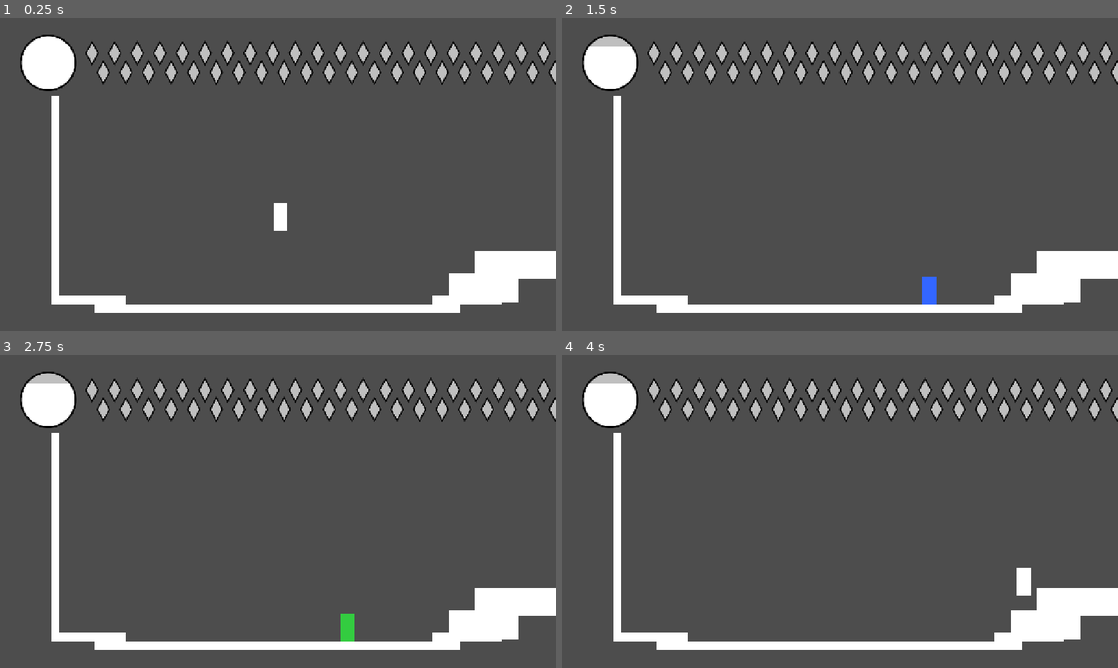
Above: before the commit, frames 1-4 (two rows, left to right).
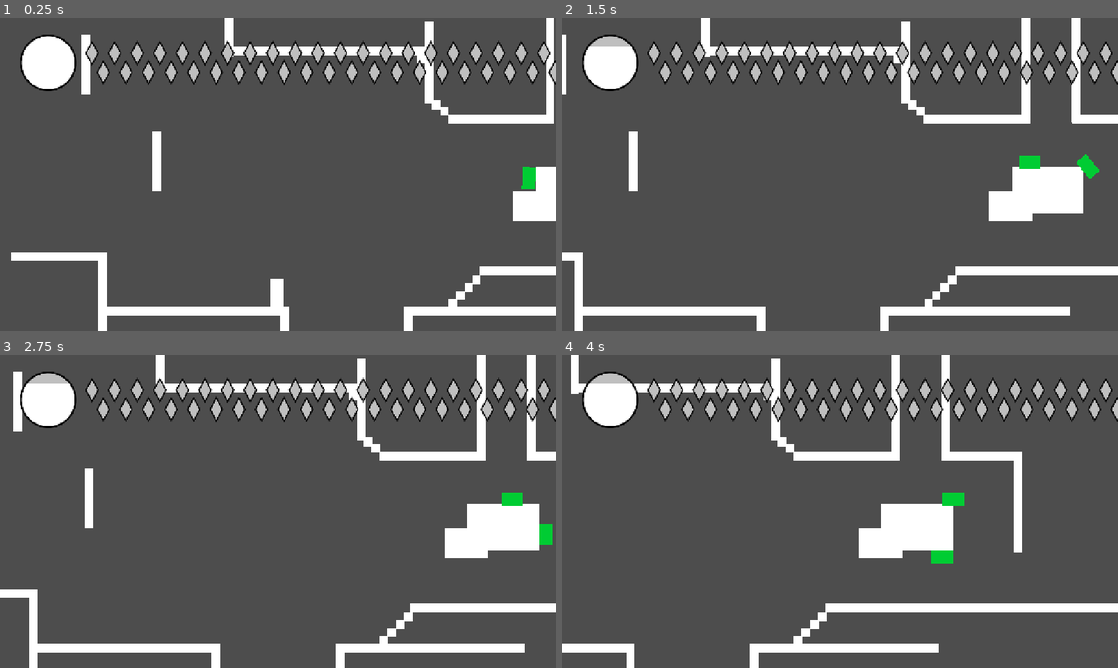
Above: after the commit, the same moments.

Repository: autonomouscrow/color-game
Game: Godot game, scene res://Scenes/Main.tscn
Two runs of this game, one before a commit and one after it. Both use one fixed random seed, a clock stepped at 60 frames per second and the inputs below.
Inputs:
- Up to frame 1 (0.25 s): no input
- Up to frame 2 (1.5 s): hold Ctrl (burst) 0.53-1.28 s; hold Right (move_right) from 0.53 s (still down); tap A (jump) at 0.77 s; tap E (color_blue) at 1.35 s
- Up to frame 3 (2.75 s): tap A (jump) at 1.52 s; release Right (move_right) at 2.03 s; hold Left (move_left) from 2.03 s (still down); tap F (color_green) at 2.1 s
- Up to frame 4 (4 s): release Left (move_left) at 2.78 s; hold Right (move_right) from 2.78 s (still down); tap W (color_red) at 2.85 s; tap A (jump) at 3.02, 3.77 s; tap Q (color_white) at 3.6 s

The runs differ from the first frame. In frame 1, 10% of the frame differs, in the area x 2-100%, y 0-100%; in frame 2, 12%; in frame 3, 13%; in frame 4, 13%, in the area x 0-100%, y 0-100%.
Error after the commit: Invalid access to property or key 'name' on a base object of type 'null instance'. (res://Scripts/Room.gd:11)

Commit message:
added red room

Diff:
--- a/Scenes/Main.tscn
+++ b/Scenes/Main.tscn
@@ -4,7 +4,7 @@
 [ext_resource type="PackedScene" uid="uid://c4ub8bd6bn2by" path="res://Scenes/spawn_skeff.tscn" id="2_grg3l"]
 [ext_resource type="PackedScene" uid="uid://castvwqi4rwud" path="res://Scenes/RoomSkeff.tscn" id="2_kln2b"]
 [ext_resource type="PackedScene" uid="uid://b7xkvd58w1xgu" path="res://Scenes/HUD.tscn" id="3_hud"]
-[ext_resource type="PackedScene" uid="uid://cj21ahglvgpf8" path="res://Scenes/Rooms/start.tscn" id="3_v1gob"]
+[ext_resource type="PackedScene" uid="uid://cfoaofavv0p2o" path="res://Scenes/Rooms/red_1.tscn" id="3_v1gob"]
 [ext_resource type="Script" uid="uid://bbq5dbxu3ek3q" path="res://Scenes/CameraManager.gd" id="4_pbw6q"]
 
 [node name="Main" type="Node2D" unique_id=396947077]
@@ -20,10 +20,10 @@
 
 [node name="RoomContainer" type="Node2D" parent="." unique_id=311234013]
 
-[node name="Start" parent="RoomContainer" unique_id=118567636 groups=["Room"] instance=ExtResource("3_v1gob")]
+[node name="Red1" parent="RoomContainer" unique_id=1782557211 instance=ExtResource("3_v1gob")]
 
 [node name="Hue" parent="." unique_id=1902301394 groups=["Player"] instance=ExtResource("1_idj7w")]
-position = Vector2(636, 395)
+position = Vector2(396, 812)
 
 [node name="Camera2D" type="Camera2D" parent="Hue" unique_id=1716874876 groups=["Camera"]]
 position = Vector2(3, -38)
--- a/canvas.tscn
+++ b/Scenes/Prefabs/canvas.tscn
@@ -1,6 +1,6 @@
 [gd_scene format=3 uid="uid://k6kpr2pmhh05"]
 
-[ext_resource type="Script" uid="uid://jismwu16vmw2" path="res://canvas.gd" id="1_75aqd"]
+[ext_resource type="Script" uid="uid://jismwu16vmw2" path="res://Scripts/canvas.gd" id="1_75aqd"]
 
 [sub_resource type="RectangleShape2D" id="RectangleShape2D_x3acn"]
 size = Vector2(46, 58)
--- a/ninja.tscn
+++ b/Scenes/Prefabs/ninja.tscn
@@ -1,6 +1,6 @@
 [gd_scene format=3 uid="uid://butbrp11dq2nx"]
 
-[ext_resource type="Script" uid="uid://c6vjqvyppprjf" path="res://ninja.gd" id="1_buaqa"]
+[ext_resource type="Script" uid="uid://c6vjqvyppprjf" path="res://Scripts/ninja.gd" id="1_buaqa"]
 
 [sub_resource type="RectangleShape2D" id="RectangleShape2D_x3acn"]
 size = Vector2(38, 39)
--- a/wall_sitters.tscn
+++ b/Scenes/Prefabs/wall_sitters.tscn
@@ -1,6 +1,6 @@
 [gd_scene format=3 uid="uid://c3esrxtwcjlfa"]
 
-[ext_resource type="Script" uid="uid://b0kbuh0f3b0ff" path="res://wall_sitters.gd" id="1_i0tgi"]
+[ext_resource type="Script" uid="uid://b0kbuh0f3b0ff" path="res://Scripts/wall_sitters.gd" id="1_i0tgi"]
 
 [sub_resource type="CircleShape2D" id="CircleShape2D_tkjrr"]
 radius = 226.73553
--- a/Scenes/Rooms/TestRoom.tscn
+++ b/Scenes/Rooms/TestRoom.tscn
@@ -4,8 +4,8 @@
 [ext_resource type="PackedScene" uid="uid://b5ve86daq1wpt" path="res://Scenes/room_boundry.tscn" id="1_d83gb"]
 [ext_resource type="Script" uid="uid://dkhpmj78ce0lx" path="res://Scripts/Room.gd" id="1_sg5r5"]
 [ext_resource type="PackedScene" uid="uid://bvbkoiedl4jtg" path="res://Scenes/Prefabs/Craw.tscn" id="4_aacpj"]
-[ext_resource type="PackedScene" uid="uid://k6kpr2pmhh05" path="res://canvas.tscn" id="5_88kav"]
-[ext_resource type="PackedScene" uid="uid://butbrp11dq2nx" path="res://ninja.tscn" id="6_ktbn5"]
+[ext_resource type="PackedScene" uid="uid://k6kpr2pmhh05" path="res://Scenes/Prefabs/canvas.tscn" id="5_88kav"]
+[ext_resource type="PackedScene" uid="uid://butbrp11dq2nx" path="res://Scenes/Prefabs/ninja.tscn" id="6_ktbn5"]
 
 [sub_resource type="RectangleShape2D" id="RectangleShape2D_24gi2"]
 size = Vector2(1283, 39)
--- a/Scenes/Rooms/TestRoom2.tscn
+++ b/Scenes/Rooms/TestRoom2.tscn
@@ -3,7 +3,7 @@
 [ext_resource type="PackedScene" uid="uid://b7owcqgbcb5fa" path="res://Scenes/roomExit.tscn" id="1_3gxmx"]
 [ext_resource type="PackedScene" uid="uid://b5ve86daq1wpt" path="res://Scenes/room_boundry.tscn" id="1_67234"]
 [ext_resource type="Script" uid="uid://dkhpmj78ce0lx" path="res://Scripts/Room.gd" id="1_v8mhe"]
-[ext_resource type="PackedScene" uid="uid://k6kpr2pmhh05" path="res://canvas.tscn" id="4_ygt78"]
+[ext_resource type="PackedScene" uid="uid://k6kpr2pmhh05" path="res://Scenes/Prefabs/canvas.tscn" id="4_ygt78"]
 
 [sub_resource type="RectangleShape2D" id="RectangleShape2D_x3acn"]
 size = Vector2(1283, 39)
--- /dev/null
+++ b/Scenes/Rooms/red_1.tscn
@@ -0,0 +1,146 @@
+[gd_scene format=3 uid="uid://cfoaofavv0p2o"]
+
+[ext_resource type="Script" uid="uid://dkhpmj78ce0lx" path="res://Scripts/Room.gd" id="1_lwl47"]
+[ext_resource type="PackedScene" uid="uid://b7owcqgbcb5fa" path="res://Scenes/roomExit.tscn" id="2_062ts"]
+[ext_resource type="PackedScene" uid="uid://bbreqjvxwbsbw" path="res://SolidBox.tscn" id="3_062ts"]
+[ext_resource type="PackedScene" uid="uid://b5ve86daq1wpt" path="res://Scenes/room_boundry.tscn" id="4_w2i4l"]
+[ext_resource type="PackedScene" path="res://Scenes/Prefabs/Slime.tscn" id="5_mraq4"]
+[ext_resource type="PackedScene" uid="uid://bvbkoiedl4jtg" path="res://Scenes/Prefabs/Craw.tscn" id="5_yplr5"]
+
+[node name="Red1" type="Node2D" unique_id=1782557211 node_paths=PackedStringArray("EnemyObjects") groups=["Room"]]
+script = ExtResource("1_lwl47")
+EnemyObjects = [NodePath("Craw"), NodePath("Craw2"), NodePath(""), NodePath("Slime"), NodePath("Slime2")]
+
+[node name="RoomBoundry" parent="." unique_id=2141509462 instance=ExtResource("4_w2i4l")]
+position = Vector2(1326, 163)
+scale = Vector2(193.49457, 74.91999)
+
+[node name="OutD" parent="." unique_id=199470789 instance=ExtResource("2_062ts")]
+position = Vector2(555, 966)
+scale = Vector2(14.600002, 1)
+
+[node name="InD" type="Marker2D" parent="." unique_id=797697442]
+position = Vector2(398, 822)
+scale = Vector2(-50.533234, 104.21489)
+
+[node name="platforms" type="Node2D" parent="." unique_id=1036979319]
+position = Vector2(730, 286)
+
+[node name="Box19" parent="platforms" unique_id=242483806 instance=ExtResource("3_062ts")]
+position = Vector2(-316, 615)
+scale = Vector2(1, 4.480005)
+
+[node name="Box20" parent="platforms" unique_id=1895679745 instance=ExtResource("3_062ts")]
+position = Vector2(-31, 633)
+scale = Vector2(1, 4.480005)
+
+[node name="Box" parent="platforms" unique_id=1599687405 instance=ExtResource("3_062ts")]
+position = Vector2(-524, 580)
+scale = Vector2(21.92, 1)
+
+[node name="Box2" parent="platforms" unique_id=1679578306 instance=ExtResource("3_062ts")]
+position = Vector2(178, 580)
+scale = Vector2(21.92, 1)
+
+[node name="Box3" parent="platforms" unique_id=1046430961 instance=ExtResource("3_062ts")]
+position = Vector2(-736, 534)
+scale = Vector2(1, 8.879997)
+
+[node name="Box4" parent="platforms" unique_id=785869637 instance=ExtResource("3_062ts")]
+position = Vector2(-609, 233)
+scale = Vector2(1, 6.600003)
+
+[node name="Box5" parent="platforms" unique_id=1561638403 instance=ExtResource("3_062ts")]
+position = Vector2(-837, 455)
+scale = Vector2(10.959999, 1)
+
+[node name="Box6" parent="platforms" unique_id=384128518 instance=ExtResource("3_062ts")]
+position = Vector2(-773, 11.000019)
+scale = Vector2(1, 6.600003)
+
+[node name="Box7" parent="platforms" unique_id=1481619109 instance=ExtResource("3_062ts")]
+position = Vector2(-604, -195)
+scale = Vector2(1, 6.600003)
+
+[node name="Box8" parent="platforms" unique_id=369499842 instance=ExtResource("3_062ts")]
+position = Vector2(70, 562)
+
+[node name="Box9" parent="platforms" unique_id=1666189487 instance=ExtResource("3_062ts")]
+position = Vector2(88, 544)
+
+[node name="Box10" parent="platforms" unique_id=1665473669 instance=ExtResource("3_062ts")]
+position = Vector2(108, 526)
+
+[node name="Box11" parent="platforms" unique_id=1989644227 instance=ExtResource("3_062ts")]
+position = Vector2(126, 509)
+
+[node name="Box12" parent="platforms" unique_id=1675053674 instance=ExtResource("3_062ts")]
+position = Vector2(597, 487)
+scale = Vector2(46.479996, 1)
+
+[node name="Box13" parent="platforms" unique_id=2021405530 instance=ExtResource("3_062ts")]
+position = Vector2(493, 138)
+scale = Vector2(9.23999, 1)
+
+[node name="Box14" parent="platforms" unique_id=3755502 instance=ExtResource("3_062ts")]
+position = Vector2(52, 120)
+
+[node name="Box15" parent="platforms" unique_id=1255905653 instance=ExtResource("3_062ts")]
+position = Vector2(33, 106)
+
+[node name="Box16" parent="platforms" unique_id=582763778 instance=ExtResource("3_062ts")]
+position = Vector2(18, 4)
+scale = Vector2(1, 9.08)
+
+[node name="Box17" parent="platforms" unique_id=1797120231 instance=ExtResource("3_062ts")]
+position = Vector2(-221, -17)
+scale = Vector2(23.28, 1)
+
+[node name="Box18" parent="platforms" unique_id=33991629 instance=ExtResource("3_062ts")]
+
+[node name="Box21" parent="platforms" unique_id=496623198 instance=ExtResource("3_062ts")]
+position = Vector2(-444, -458)
+scale = Vector2(1, 41.72)
+
+[node name="Box22" parent="platforms" unique_id=1864404124 instance=ExtResource("3_062ts")]
+position = Vector2(1066, 504)
+
+[node name="Box23" parent="platforms" unique_id=1293199004 instance=ExtResource("3_062ts")]
+position = Vector2(577, 239)
+scale = Vector2(1, 11.120001)
+
+[node name="Box24" parent="platforms" unique_id=1972889218 instance=ExtResource("3_062ts")]
+position = Vector2(345, 304)
+scale = Vector2(8.267024, -5.167729)
+
+[node name="Box25" parent="platforms" unique_id=654387494 instance=ExtResource("3_062ts")]
+position = Vector2(260, 338)
+scale = Vector2(5.0278034, 3.3070695)
+
+[node name="Box26" parent="platforms" unique_id=1655747921 instance=ExtResource("3_062ts")]
+position = Vector2(182, 138)
+scale = Vector2(12.240005, 1)
+
+[node name="Box27" parent="platforms" unique_id=523082966 instance=ExtResource("3_062ts")]
+position = Vector2(410, -69)
+scale = Vector2(1, 19.880001)
+
+[node name="Box28" parent="platforms" unique_id=1278161136 instance=ExtResource("3_062ts")]
+position = Vector2(295, -67)
+scale = Vector2(1, 19.880001)
+
+[node name="Box29" parent="platforms" unique_id=439541382 instance=ExtResource("3_062ts")]
+position = Vector2(1536, 524)
+scale = Vector2(46.72001, 1)
+
+[node name="Craw" parent="." unique_id=2060975062 instance=ExtResource("5_yplr5")]
+position = Vector2(1879, 461)
+
+[node name="Craw2" parent="." unique_id=378220713 instance=ExtResource("5_yplr5")]
+position = Vector2(2011, 437)
+
+[node name="Slime" parent="." unique_id=1319275036 instance=ExtResource("5_mraq4")]
+position = Vector2(1086, 516)
+
+[node name="Slime2" parent="." unique_id=1707351795 instance=ExtResource("5_mraq4")]
+position = Vector2(961, 574)
--- a/Scenes/Rooms/start.tscn
+++ b/Scenes/Rooms/start.tscn
@@ -3,7 +3,7 @@
 [ext_resource type="Script" uid="uid://dkhpmj78ce0lx" path="res://Scripts/Room.gd" id="1_oiuna"]
 [ext_resource type="PackedScene" uid="uid://b7owcqgbcb5fa" path="res://Scenes/roomExit.tscn" id="1_ots34"]
 [ext_resource type="PackedScene" uid="uid://bbreqjvxwbsbw" path="res://SolidBox.tscn" id="2_qn1rc"]
-[ext_resource type="PackedScene" uid="uid://k6kpr2pmhh05" path="res://canvas.tscn" id="3_1n0d2"]
+[ext_resource type="PackedScene" uid="uid://k6kpr2pmhh05" path="res://Scenes/Prefabs/canvas.tscn" id="3_1n0d2"]
 [ext_resource type="PackedScene" uid="uid://b5ve86daq1wpt" path="res://Scenes/room_boundry.tscn" id="4_y5hus"]
 
 [sub_resource type="RectangleShape2D" id="RectangleShape2D_x3acn"]
Renamed: canvas.gd -> Scripts/canvas.gd
Renamed: canvas.gd.uid -> Scripts/canvas.gd.uid
Renamed: ninja.gd -> Scripts/ninja.gd
Renamed: ninja.gd.uid -> Scripts/ninja.gd.uid
Renamed: wall_sitters.gd -> Scripts/wall_sitters.gd
Renamed: wall_sitters.gd.uid -> Scripts/wall_sitters.gd.uid
